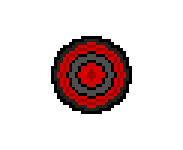
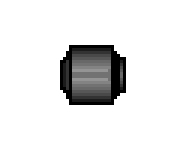
Layer changes from the first 183px x 150px image to the second:
added layer "Layer #5" above "Layer #4" over (60, 45, 126, 105)
hid "Layer" over (51, 36, 132, 114)
